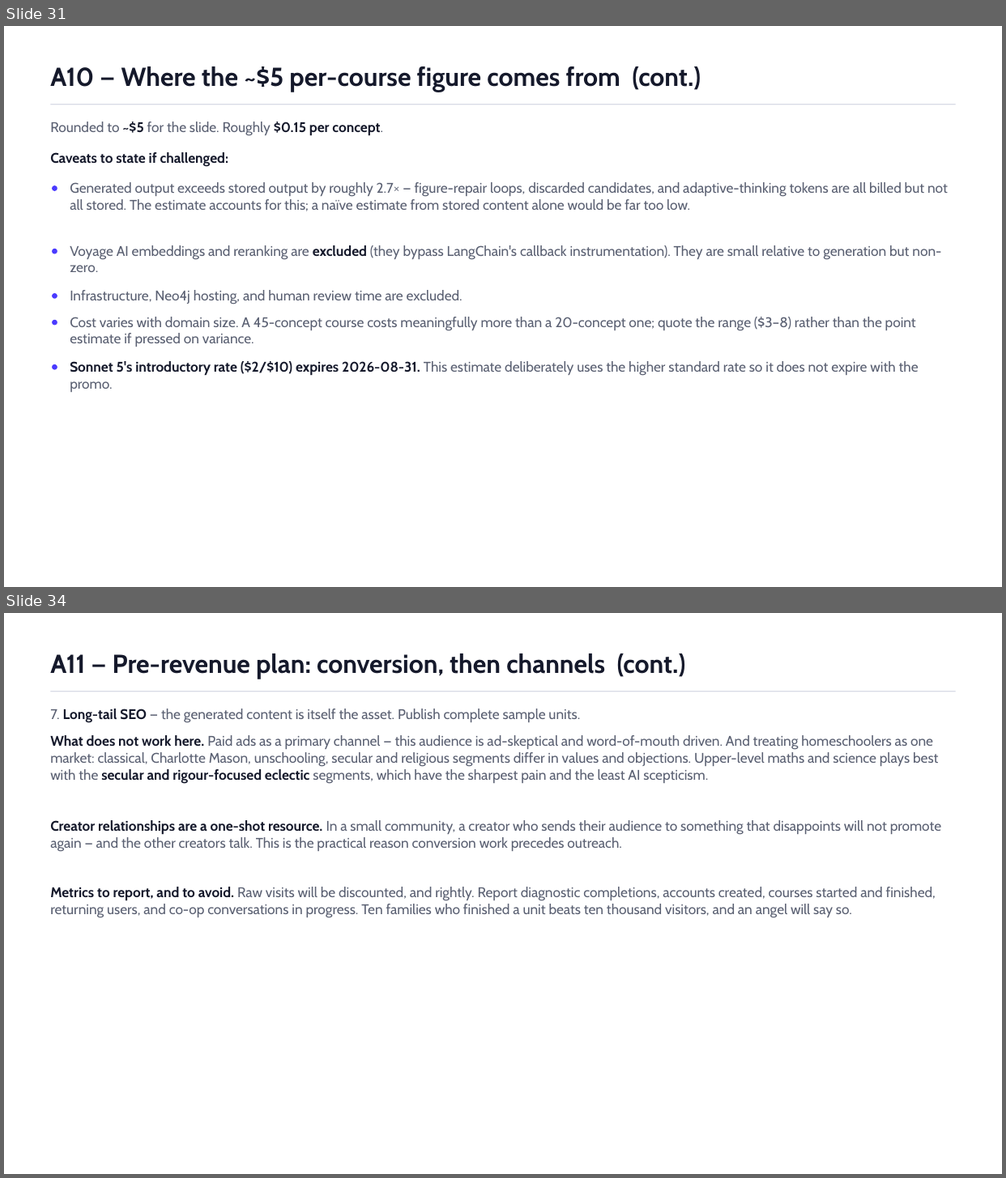
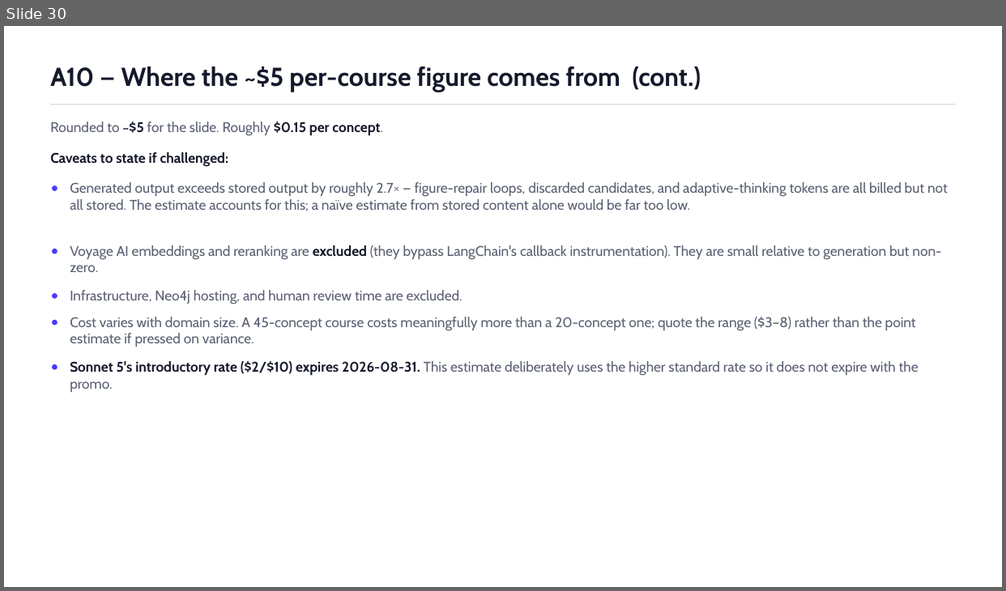
Before and after one commit to ChuckIrvine/qlaudia, a slide deck: pitch_deck/qlaudia_pitch_deck.pptx. Shown one above the other, each under a label of ours: slides 31 and 34 before the commit, slide 30 after it; the slides between them are not shown. The pictures are 1006x1178 and 1006x591 pixels, drawn with LibreOffice and Linux fonts; fonts in the diff are those of the drawing. Boxes give left, top, right and bottom in pixels: in the first picture for what was removed or moved away, otherwise in the second. Text is boxed around its words. In the diff, an @@ line names an element or a change of style, - is before the commit and + after.

```diff
--- a/pitch_deck/qlaudia_pitch_deck.pptx
+++ b/pitch_deck/qlaudia_pitch_deck.pptx
@@ slide 34 removed at bbox=[4, 613, 1002, 1174], background #FFFFFF @@
@@ text removed at bbox=[50, 653, 686, 679] @@
-A11 — Pre-revenue plan: conversion, then channels (cont.)
@@ rectangle removed at bbox=[50, 691, 956, 692] @@
@@ text removed at bbox=[50, 709, 580, 723] @@
-7. Long-tail SEO — the generated content is itself the asset. Publish complete sample units.
@@ text removed at bbox=[50, 735, 938, 783] @@
-What does not work here. Paid ads as a primary channel — this audience is ad-skeptical and word-of-mouth driven. And treating homeschoolers as one market: classical, Charlotte Mason, unschooling, secular and religious segments differ in values and objections. Upper-level maths and science plays best with the secular and rigour-focused eclectic segments, which have the sharpest pain and the least AI scepticism.
@@ text removed at bbox=[50, 820, 941, 851] @@
-Creator relationships are a one-shot resource. In a small community, a creator who sends their audience to something that disappoints will not promote again — and the other creators talk. This is the practical reason conversion work precedes outreach.
@@ text removed at bbox=[50, 887, 936, 918] @@
-Metrics to report, and to avoid. Raw visits will be discounted, and rightly. Report diagnostic completions, accounts created, courses started and finished, returning users, and co-op conversations in progress. Ten families who finished a unit beats ten thousand visitors, and an angel will say so.
@@ what was slide 31 is now slide 30 @@
```
Also in this commit, not shown: 9 slides changed, 5 slides added, 5 other slides removed, 2 other files.
